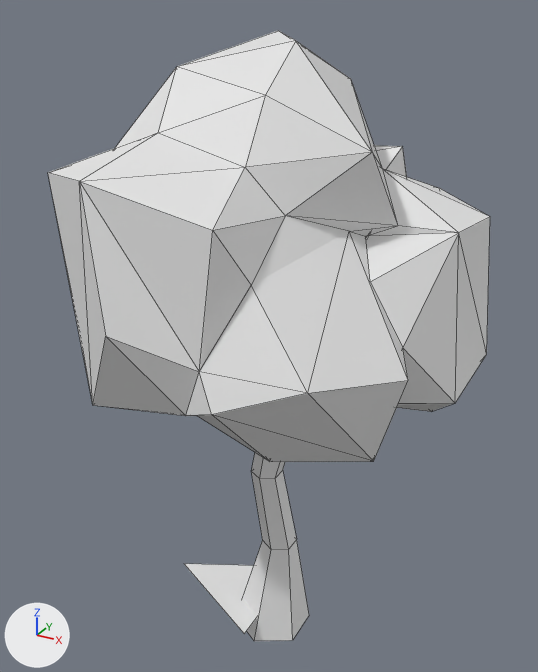
The Blender file blender/tree.blend as it was, and as the next commit left it.
Rendered twice from a 50 mm lens placed at (5.23, -9.59, 10.19), pointed at (-0.09, 0.07, 5.36). Every picture has the same lights, and +X, +Y and +Z are marked at lower left. Mesh edges are drawn as thin lines.

Before the edit, the objects in view are built like this:
```python
me_cylinder = bpy.data.meshes.new('Cylinder')
me_cylinder.from_pydata(...)  # 101 vertices, 112 faces; spans x -2.26..1.97, y -2.63..2.79, z -0.43..8.81
me_icosphere = bpy.data.meshes.new('Icosphere')
me_icosphere.from_pydata(...)  # 93 vertices, 175 faces; spans x -0.75..3.7, y -2.5..2.18, z -1.34..2.48
me_plane = bpy.data.meshes.new('Plane')
me_plane.from_pydata([(-2.0, 0.0, 0.0), (0.0, -1.0, 0.0), (0.0, 1.0, 0.0)], [], [(0, 1, 2)])
ob_cylinder = bpy.data.objects.new('Cylinder', me_cylinder)
ob_cylinder.location = (0.0, 0.0, 0.0)
ob_icosphere = bpy.data.objects.new('Icosphere', me_icosphere)
ob_icosphere.location = (-1.96, 0.1, 6.41)
ob_icosphere.scale = (1.41, 1.41, 1.41)
ob_leaf = bpy.data.objects.new('Leaf', me_plane)
ob_leaf.location = (0.0, 0.0, 0.0)
```
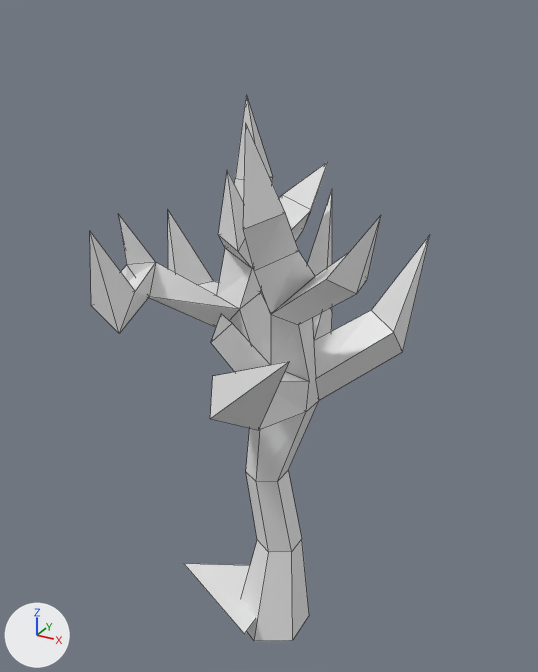
What differs and where, as boxes [x1, y1, x2, y2] in the pictures (538 x 672 px):
'Icosphere', hidden
    before: [48, 31, 490, 462]
'Cylinder', reshaped
    before: [242, 234, 370, 641]
    after: [90, 94, 430, 641]

What changed in the scene script:
```text
Change me_cylinder:
    used by ob_cylinder; location = (0.0, 0.0, 0.0)
    remove me_cylinder.from_pydata(...)  # 101 vertices, 112 faces; spans x -2.26..1.97, y -2.63..2.79, z -0.43..8.81
    add me_cylinder.from_pydata(...)  # 106 vertices, 118 faces; spans x -2.34..2.03, y -2.7..2.9, z -0.43..9.03
    me_cylinder part 1
    95 vertices are removed from x -2.26..1.97, y -2.63..2.79, z 1.31..8.81
    112 faces are deleted
    100 vertices are added at x -2.34..2.03, y -2.7..2.9, z 1.32..9.03
    118 new faces join them
Change ob_icosphere:
    add ob_icosphere.hide_set(True)
```
